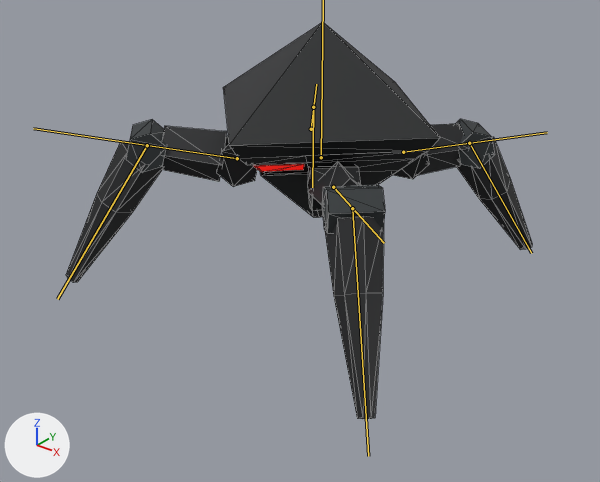
Before and after pictures for a commit that changed the glTF model apps/web/public/models/hollow-legion/mite.glb.
The view is the same before and after, from a 50 mm camera at (1.134, -1.499, 0.994) aimed at (0.021, -0.108, 0.132). The axes (+X, +Y, +Z) are drawn at lower left. The lights are the same throughout. The picture after the commit comes second. The bones that change are drawn over the model as lines. Mesh edges are drawn as thin lines.

In view in the first picture: 'Mite_Armor'.
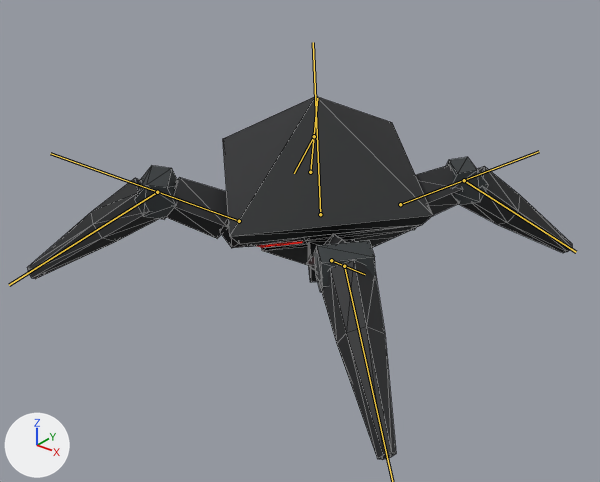
The newer file adds an action. The first version stands in its rest pose; the second is drawn at frame 11 of the action 'Defeated'.

The edits, one by one:
Bone 'Body' (bone_body) moves from (0.0, 0.0, 0.0) to (0.0, -0.331, 0.0).
Bone 'Body' (bone_body) turns from (0, 0, 0) to (9, 0, -4) degrees about its own x, y and z.
Bone 'FL.Upper' (bone_fl_upper) turns from (0, 0, 0) to (17, 10, -5) degrees about its own x, y and z.
Bone 'FL.Lower' (bone_fl_lower) turns from (0, 0, 0) to (5, 2, 11) degrees about its own x, y and z.
Bone 'FR.Upper' (bone_fr_upper) turns from (0, 0, 0) to (21, -5, 7) degrees about its own x, y and z.
Bone 'FR.Lower' (bone_fr_lower) turns from (0, 0, 0) to (1, -2, -15) degrees about its own x, y and z.
Bone 'RL.Upper' (bone_rl_upper) turns from (0, 0, 0) to (2, 2, -1) degrees about its own x, y and z.
Bone 'RL.Lower' (bone_rl_lower) turns from (0, 0, 0) to (4, 0, 12) degrees about its own x, y and z.
Bone 'RR.Upper' (bone_rr_upper) turns from (0, 0, 0) to (7, -8, 2) degrees about its own x, y and z.
Bone 'RR.Lower' (bone_rr_lower) turns from (0, 0, 0) to (7, 0, -11) degrees about its own x, y and z.

Changed parts and their boxes [x1, y1, x2, y2] in the pictures (600 x 482 px):
'Mite_Armor', posed (17% wider, 8% shorter)
    before: [66, 22, 532, 419]
    after: [27, 96, 572, 460]
bone 'FL.Upper', root to tip
    before: (237, 158) to (33, 128)
    after: (239, 221) to (50, 153)
bone 'FL.Lower', root to tip
    before: (147, 145) to (57, 299)
    after: (157, 192) to (9, 285)
bone 'FR.Upper', root to tip
    before: (333, 187) to (384, 243)
    after: (331, 260) to (365, 274)
bone 'RL.Upper', root to tip
    before: (311, 129) to (316, 84)
    after: (310, 172) to (317, 98)
bone 'RL.Lower', root to tip
    before: (313, 107) to (312, 187)
    after: (314, 136) to (294, 173)
bone 'RR.Upper', root to tip
    before: (403, 152) to (547, 132)
    after: (400, 204) to (539, 151)
bone 'RR.Lower', root to tip
    before: (469, 143) to (531, 253)
    after: (464, 180) to (576, 252)
